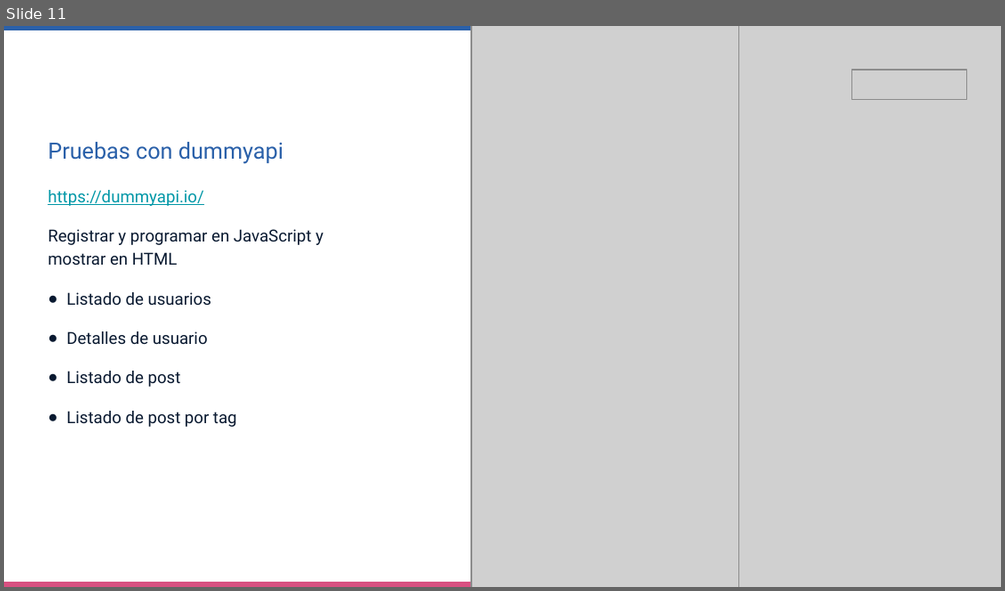
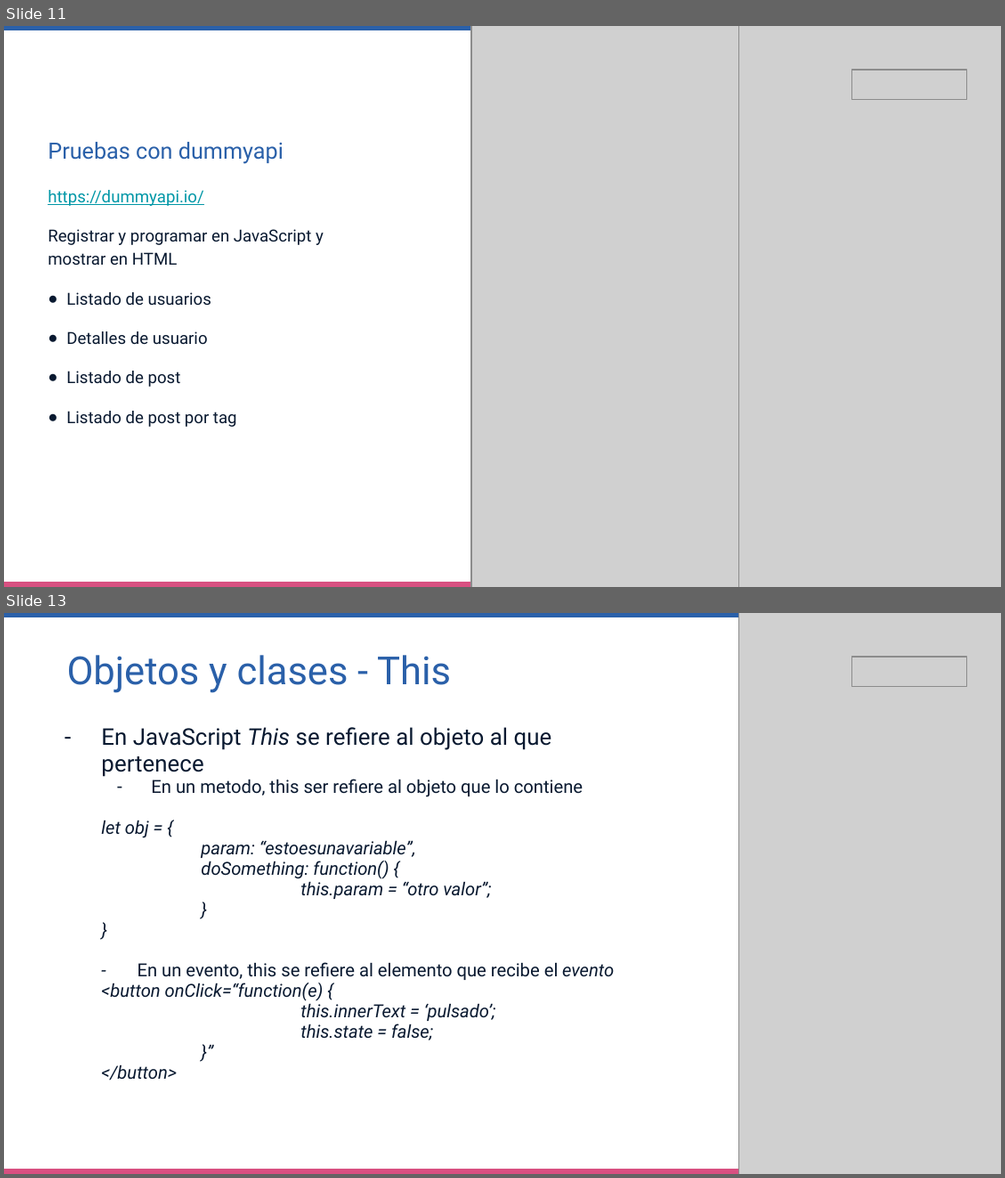
Before and after one commit to daaniad/jsAvanzado, a slide deck: 20221112_JavaScript_Avanzado_Promo3.pptx. Shown one above the other, each under a label of ours: slide 11 before the commit, slides 11 and 13 after it; the slides between them are not shown. The pictures are 1005x591 and 1005x1178 pixels, drawn with LibreOffice and Linux fonts; fonts in the diff are those of the drawing; grey boxes stand for pictures; background and template pictures are left out. Boxes give left, top, right and bottom in pixels: in the first picture for what was removed or moved away, otherwise in the second. Text is boxed around its words. In the diff, an @@ line names an element or a change of style, - is before the commit and + after.

```diff
--- a/20221112_JavaScript_Avanzado_Promo3.pptx
+++ b/20221112_JavaScript_Avanzado_Promo3.pptx
@@ slide 13 added at (x1=4, y1=613, x2=1001, y2=1174), background #FFFFFF; not listed: 2 template elements that a slide beside it also shows @@
@@ picture added at (x1=738, y1=613, x2=1001, y2=1174) @@
@@ title added at (x1=67, y1=655, x2=451, y2=693), 28 pt, text #2A60A9 @@
+Objetos y clases - This
@@ picture added at (x1=852, y1=657, x2=967, y2=687) @@
@@ text added at (x1=101, y1=727, x2=614, y2=1080), 12.9 pt, text #091930, italic @@
+– En JavaScript This se refiere al objeto al que pertenece
+  – En un metodo, this ser refiere al objeto que lo contiene
+  let obj = {
+  param: “estoesunavariable”,
+  doSomething: function() {
+  this.param = “otro valor”;
+  }
+  }
+  - En un evento, this se refiere al elemento que recibe el evento
+  <button onClick=“function(e) {
+  this.innerText = ‘pulsado’;
+  this.state = false;
+  }”
+  </button>
```
Also in this commit, not shown: 11 other slides added.
